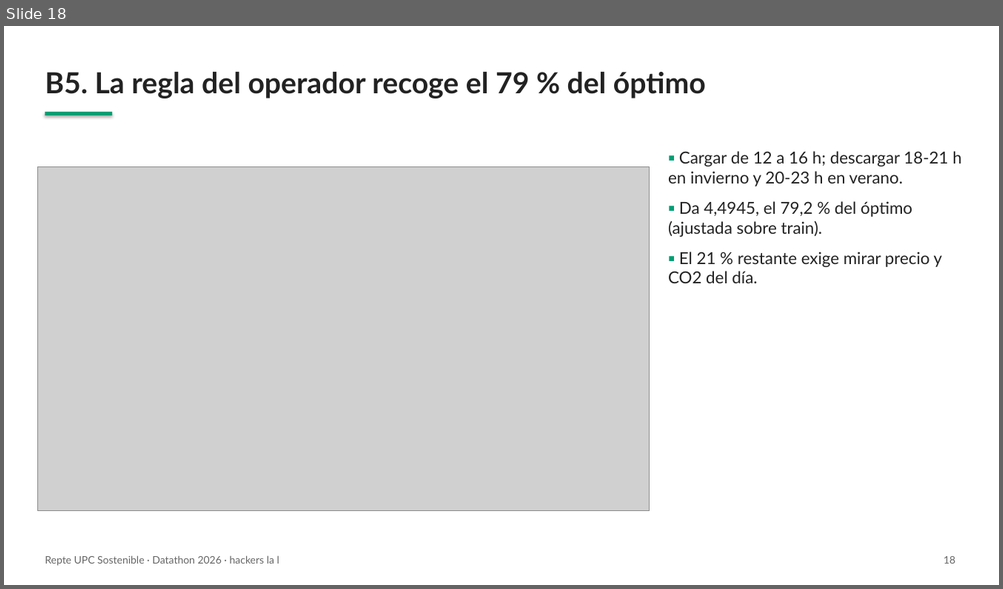
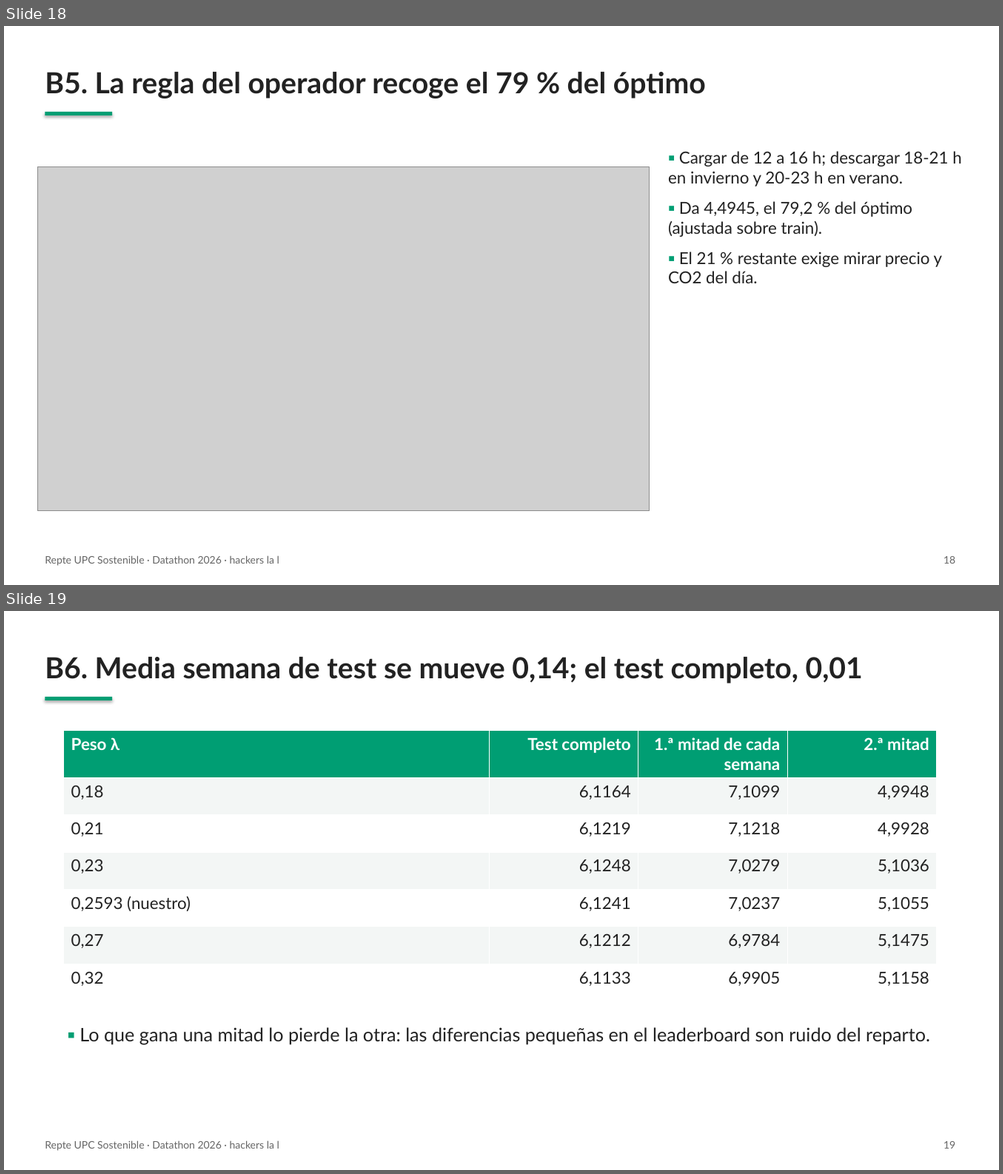
Before and after one commit to barnaredss/datathon2026, a slide deck: slides/presentacion.pptx. Shown one above the other, each under a label of ours: slide 18 before the commit, slides 18 and 19 after it. The pictures are 1003x589 and 1003x1174 pixels, drawn with LibreOffice and Linux fonts; fonts in the diff are those of the drawing; grey boxes stand for pictures. Boxes give left, top, right and bottom in pixels: in the first picture for what was removed or moved away, otherwise in the second. Text is boxed around its words. In the diff, an @@ line names an element or a change of style, - is before the commit and + after.

```diff
--- a/slides/presentacion.pptx
+++ b/slides/presentacion.pptx
@@ slide 19 added at (x1=4, y1=611, x2=999, y2=1170), background #FFFFFF @@
@@ text added at (x1=45, y1=657, x2=862, y2=684), 28 pt, text #222222, bold @@
+B6. Media semana de test se mueve 0,14; el test completo, 0,01
@@ rectangle added at (x1=45, y1=697, x2=112, y2=701), fill #009E73 @@
@@ table added at (x1=64, y1=730, x2=936, y2=991), 7 rows, 4 columns @@
+Peso λ | Test completo | 1.ª mitad de cada semana | 2.ª mitad
+0,18 | 6,1164 | 7,1099 | 4,9948
+0,21 | 6,1219 | 7,1218 | 4,9928
+0,23 | 6,1248 | 7,0279 | 5,1036
+0,2593 (nuestro) | 6,1241 | 7,0237 | 5,1055
+0,27 | 6,1212 | 6,9784 | 5,1475
+0,32 | 6,1133 | 6,9905 | 5,1158
@@ text added at (x1=79, y1=1028, x2=930, y2=1045), 18 pt, text #222222 @@
+▪ Lo que gana una mitad lo pierde la otra: las diferencias pequeñas en el leaderboard son ruido del reparto.
@@ text added at (x1=45, y1=1141, x2=279, y2=1151), 10 pt, text #666666 @@
+Repte UPC Sostenible · Datathon 2026 · hackers la l
@@ text added at (x1=943, y1=1142, x2=955, y2=1149), 10 pt, text #666666 @@
+19
```
Also in this commit, not shown: 6 other files.
